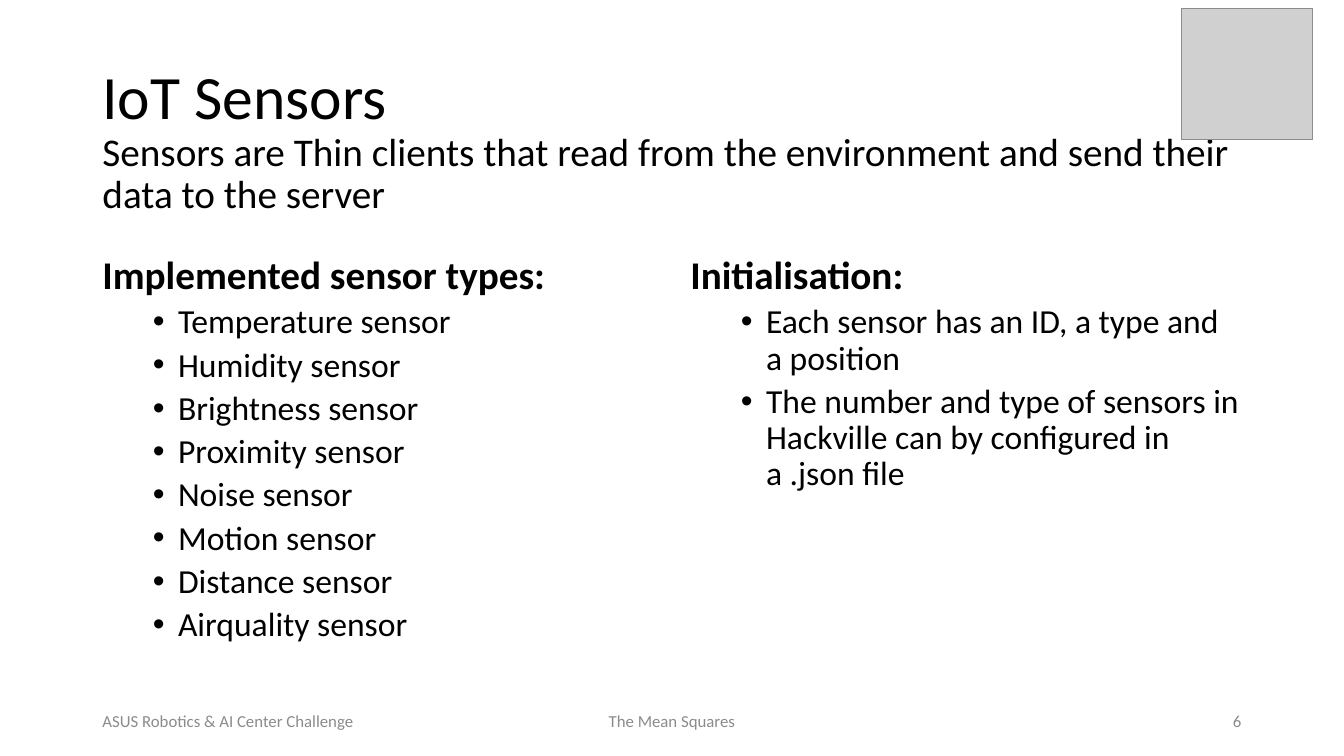
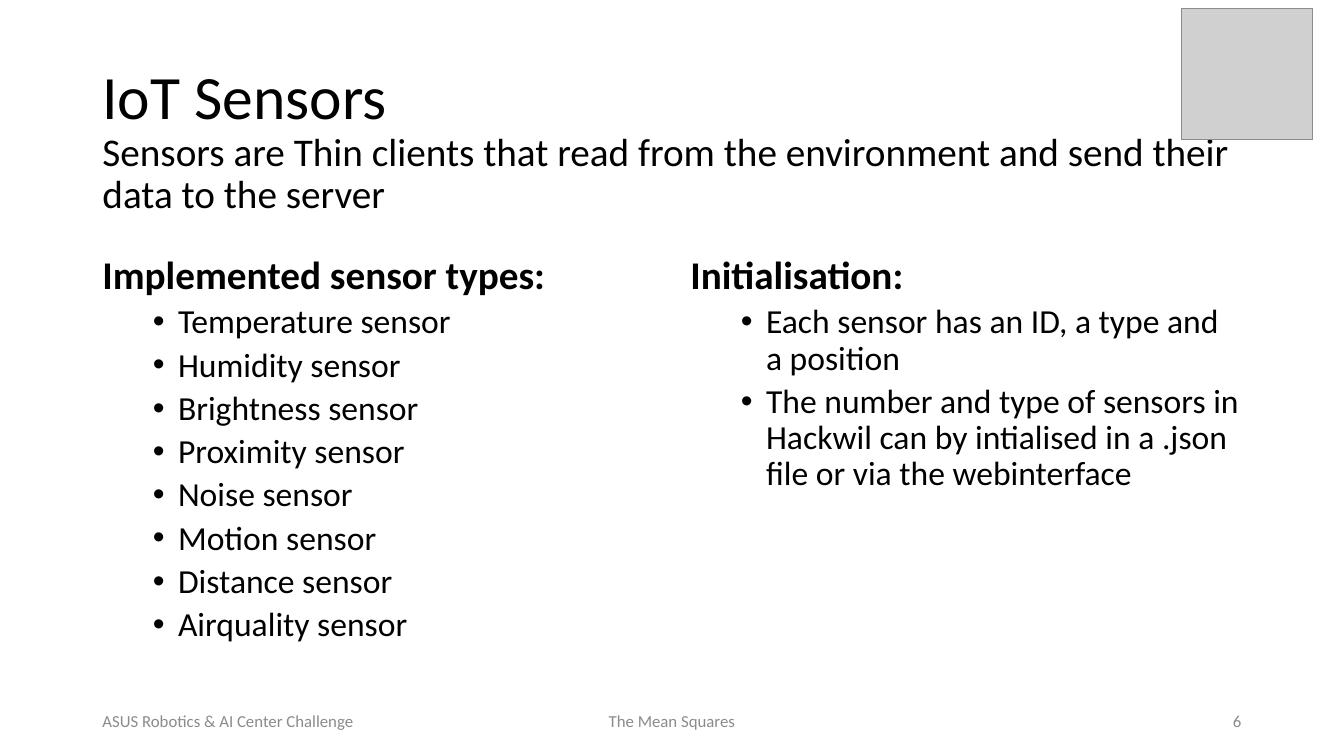
Before and after one commit to Karko93/Polyhack2020-Project, a slide deck: slide 6 of Documents/TheMeanSquares_ASUSChallenge.pptx. Drawn at 1344x756 pixels with LibreOffice and Linux fonts; fonts in the diff are those of the drawing; grey boxes stand for pictures; background and template pictures are left out. Boxes give left, top, right and bottom in pixels: in the first picture for what was removed or moved away, otherwise in the second. Text is boxed around its words. In the diff, an @@ line names an element or a change of style, - is before the commit and + after.

Commit message:
updated slides

```diff
--- a/Documents/TheMeanSquares_ASUSChallenge.pptx
+++ b/Documents/TheMeanSquares_ASUSChallenge.pptx
@@ text at (x1=766, y1=389, x2=1238, y2=486): text changed @@
-  • The number and type of sensors in Hackville can by configured in a .json file
+  • The number and type of sensors in Hackwil can by intialised in a .json file or via the webinterface
```
Also in this commit, not shown: 3 other slides changed, 1 other file.
